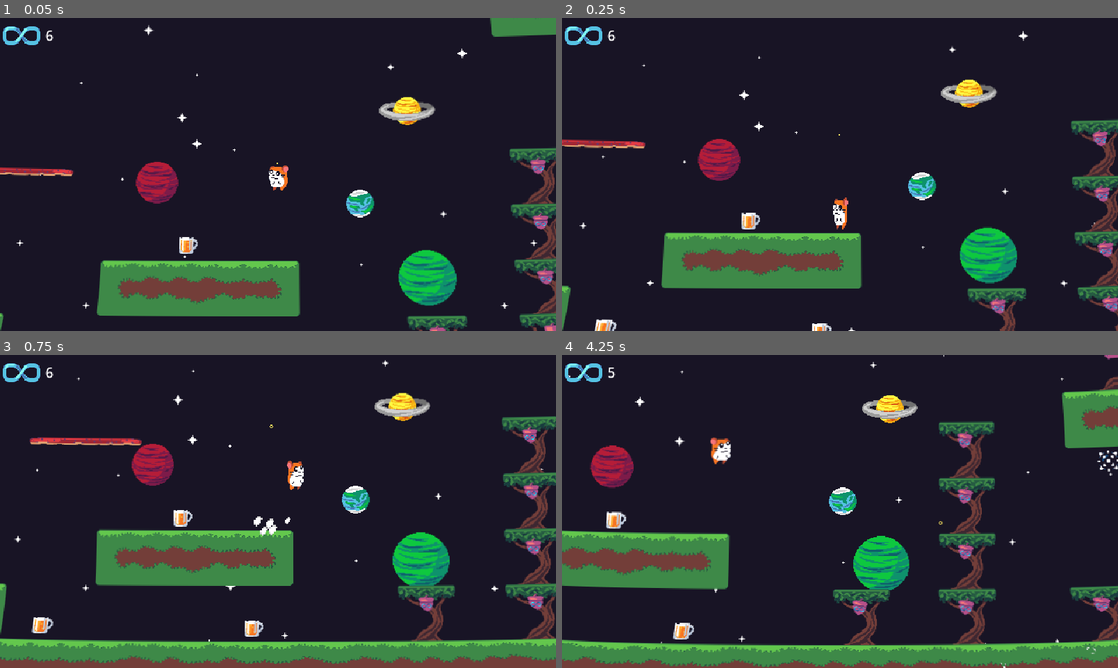
Above: before the commit, frames 1-4 (two rows, left to right).
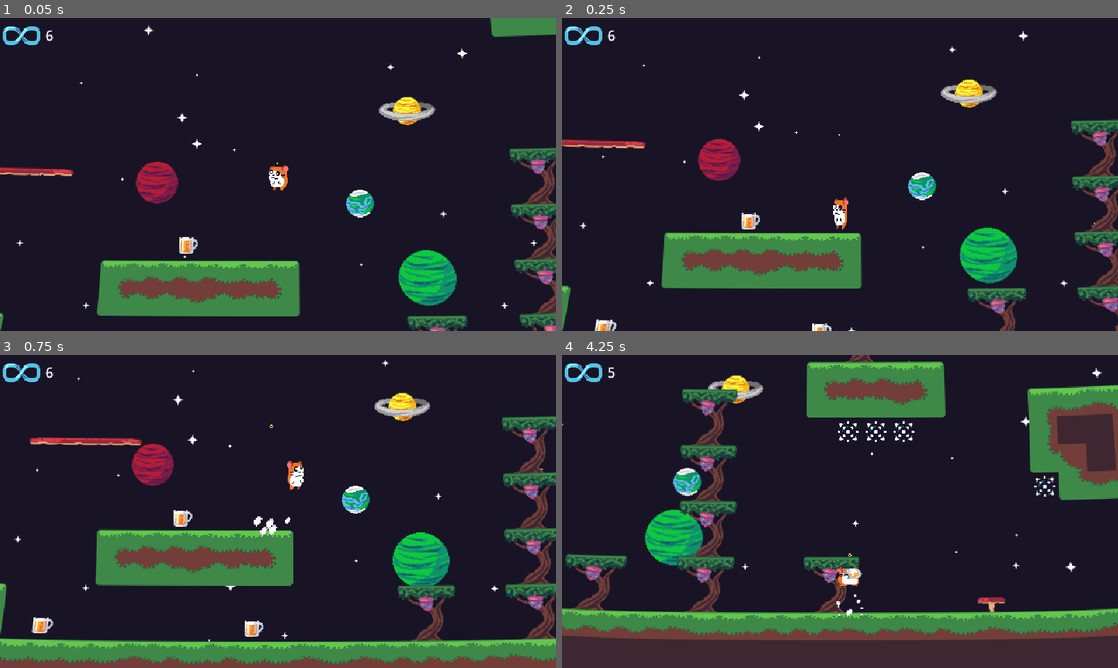
Above: after the commit, the same moments.

Repository: Codex112008/GMTK-2025-Game-Jam
Game: Godot game, scene res://Scenes/Game.tscn
The game is run twice, just before and just after one commit, with the same random seed, the same clock (stepped at 60 frames per second) and the same inputs.
Inputs:
- Up to frame 1 (0.05 s): no input
- Up to frame 2 (0.25 s): no input
- Up to frame 3 (0.75 s): hold D (right) from 0.53 s (still down); tap Space (jump) at 0.6 s
- Up to frame 4 (4.25 s): tap Space (jump) at 0.77, 1.07, 1.35, 1.52, 1.82, 2.1, 2.85, 3.02, 3.32, 3.6, 3.77, 4.07 s; release D (right) at 2.03 s; hold A (left) 2.03-2.78 s; hold D (right) from 2.78 s (still down)

Frame 1 is identical in both runs. In frame 2, less than 0.1% of the frame differs, in the area x 6-48%, y 62-100%; in frame 3, less than 0.1%; in frame 4, 45%, in the area x 0-100%, y 0-100%.

Commit message:
drinks beers

Diff:
--- a/Scenes/Beer.tscn
+++ b/Scenes/Beer.tscn
@@ -9,20 +9,17 @@
 animations = [{
 "frames": [{
 "duration": 1.0,
+"texture": ExtResource("2_d2pg4")
+}, {
+"duration": 1.0,
 "texture": ExtResource("1_hniy1")
 }, {
 "duration": 1.0,
-"texture": ExtResource("2_d2pg4")
-}, {
-"duration": 1.0,
 "texture": ExtResource("3_07ujs")
-}, {
-"duration": 1.0,
-"texture": ExtResource("2_d2pg4")
 }],
 "loop": true,
 "name": &"default",
-"speed": 10.0
+"speed": 12.0
 }]
 
 [sub_resource type="RectangleShape2D" id="RectangleShape2D_1okyp"]
@@ -76,7 +73,7 @@
 position = Vector2(0, -4)
 sprite_frames = SubResource("SpriteFrames_hv7xx")
 autoplay = "default"
-frame_progress = 0.397417
+frame_progress = 0.862359
 
 [node name="CollisionShape2D" type="CollisionShape2D" parent="."]
 position = Vector2(1, 1)
--- a/Scenes/Player.tscn
+++ b/Scenes/Player.tscn
@@ -6,17 +6,24 @@
 [ext_resource type="Texture2D" uid="uid://c7x3ukwuxcs7o" path="res://Sprites/Particles/drunk_particles.png" id="3_gntrk"]
 [ext_resource type="Script" uid="uid://babpw2llhagpv" path="res://addons/TimeRewinder/rewinder.gd" id="4_5ixxa"]
 [ext_resource type="Texture2D" uid="uid://df76gpbhr5pbd" path="res://Sprites/Player/Air/hamster_air2.png" id="5_i2e8t"]
+[ext_resource type="Texture2D" uid="uid://7lcyd6yw4quc" path="res://Sprites/Player/Drink/hamster_drink1.png" id="5_lyrkg"]
 [ext_resource type="Script" uid="uid://25uq6brcn0fn" path="res://addons/TimeRewinder/rewind_property.gd" id="5_nn08x"]
+[ext_resource type="Texture2D" uid="uid://d2l3syu5cfhmc" path="res://Sprites/Player/Drink/hamster_drink2.png" id="6_c43xd"]
 [ext_resource type="Texture2D" uid="uid://igvw0x0kirar" path="res://Sprites/Player/Spin/hamster_spin1.png" id="6_lslt6"]
 [ext_resource type="Texture2D" uid="uid://mnlxh8a5slfa" path="res://Sprites/Player/Walk/hamster_walk1.png" id="6_megsn"]
+[ext_resource type="Texture2D" uid="uid://clwb6fu0y7mqs" path="res://Sprites/Player/Drink/hamster_drink3.png" id="7_avx33"]
 [ext_resource type="Texture2D" uid="uid://cxqqrjmhla05v" path="res://Sprites/Player/Air/hamster_air1.png" id="7_qidb7"]
 [ext_resource type="Texture2D" uid="uid://c87ic3ueue0a4" path="res://Sprites/Player/Spin/hamster_spin2.png" id="7_ulo2v"]
 [ext_resource type="Texture2D" uid="uid://bqovdvenwlycr" path="res://Sprites/Player/Walk/hamster_walk2.png" id="7_yoq75"]
 [ext_resource type="Texture2D" uid="uid://mp02sd1fj3d4" path="res://Sprites/Player/Spin/hamster_spin3.png" id="8_1iu4k"]
 [ext_resource type="Texture2D" uid="uid://tnn0gkor7klf" path="res://Sprites/Player/Walk/hamster_walk3.png" id="8_ksbbd"]
+[ext_resource type="Texture2D" uid="uid://bls3hclv4kj7o" path="res://Sprites/Player/Drink/hamster_drink4.png" id="8_rxg2u"]
 [ext_resource type="Texture2D" uid="uid://cyyppdj7e3k4" path="res://Sprites/Player/Spin/hamster_spin4.png" id="9_m0x7a"]
+[ext_resource type="Texture2D" uid="uid://ddmdyxepg5r6p" path="res://Sprites/Player/Drink/hamster_drink5.png" id="9_xixlo"]
 [ext_resource type="Script" uid="uid://b6c0hiphk1ohy" path="res://Scripts/AnimationManager.gd" id="9_yoq75"]
 [ext_resource type="Texture2D" uid="uid://cf71ik4tqc4p5" path="res://Sprites/Player/Spin/hamster_spin5.png" id="10_5v66d"]
+[ext_resource type="Texture2D" uid="uid://wuad7nd0k4h3" path="res://Sprites/Player/Drink/hamster_drink6.png" id="10_bfbt0"]
+[ext_resource type="Texture2D" uid="uid://hvld6lgbrdgk" path="res://Sprites/Player/Drink/hamster_drink7.png" id="11_wosd6"]
 [ext_resource type="Texture2D" uid="uid://bm2kysin1c7xe" path="res://Sprites/Player/Spin/hamster_spin6.png" id="11_x63xi"]
 [ext_resource type="Texture2D" uid="uid://bst30fcex8vyg" path="res://Sprites/Player/Spin/hamster_spin7.png" id="12_i2e8t"]
 [ext_resource type="Texture2D" uid="uid://c65634ac06im1" path="res://Sprites/Player/Walk/hamster_walk4.png" id="18_x63xi"]
@@ -36,6 +43,32 @@
 
 [sub_resource type="SpriteFrames" id="SpriteFrames_gntrk"]
 animations = [{
+"frames": [{
+"duration": 1.0,
+"texture": ExtResource("5_lyrkg")
+}, {
+"duration": 1.0,
+"texture": ExtResource("6_c43xd")
+}, {
+"duration": 1.0,
+"texture": ExtResource("7_avx33")
+}, {
+"duration": 1.0,
+"texture": ExtResource("8_rxg2u")
+}, {
+"duration": 1.0,
+"texture": ExtResource("9_xixlo")
+}, {
+"duration": 1.0,
+"texture": ExtResource("10_bfbt0")
+}, {
+"duration": 1.0,
+"texture": ExtResource("11_wosd6")
+}],
+"loop": false,
+"name": &"drink",
+"speed": 12.0
+}, {
 "frames": [{
 "duration": 1.0,
 "texture": ExtResource("5_i2e8t")
@@ -186,7 +219,7 @@
 _data = [Vector2(0, 0.787398), 0.0, 1.97426, 0, 0, Vector2(0.144068, 1.44348), 0.0, 0.0, 0, 0, Vector2(1, 0), 0.0, 0.0, 0, 0]
 point_count = 3
 
-[node name="Player" type="CharacterBody2D" node_paths=Packed …(61 unchanged characters)… timer", "spin_timer", "i_frame_timer", "my_sprite", "time_rewinder", "collision_ …(117 unchanged characters)…
+[node name="Player" type="CharacterBody2D" node_paths=Packed …(61 unchanged characters)… timer", "spin_timer", "i_frame_timer", "drink_timer", "pre_rewind_timer", "my_sprite", "time_rewinder", "collision_ …(117 unchanged characters)…
 collision_layer = 2
 script = ExtResource("1_kyqiw")
 speed = 260.0
@@ -199,6 +232,8 @@
 short_jump_timer = NodePath("Timers/ShortJumpTimer")
 spin_timer = NodePath("Timers/SpinTimer")
 i_frame_timer = NodePath("Timers/IFrameTimer")
+drink_timer = NodePath("Timers/DrinkTimer")
+pre_rewind_timer = NodePath("Timers/PreRewindTimer")
 my_sprite = NodePath("AnimatedSprite2D")
 time_rewinder = NodePath("Rewinder")
 collision_shape = NodePath("CollisionShape2D")
@@ -221,7 +256,9 @@
 
 [node name="AnimatedSprite2D" type="AnimatedSprite2D" parent="." node_paths=PackedStringArray("player", "cheeks")]
 sprite_frames = SubResource("SpriteFrames_gntrk")
-animation = &"fall"
+animation = &"drink"
+frame = 6
+frame_progress = 1.0
 offset = Vector2(0, -16)
 script = ExtResource("9_yoq75")
 player = NodePath("..")
@@ -256,6 +293,14 @@
 
 [node name="IFrameTimer" type="Timer" parent="Timers"]
 wait_time = 0.1
+one_shot = true
+
+[node name="DrinkTimer" type="Timer" parent="Timers"]
+wait_time = 0.67
+one_shot = true
+
+[node name="PreRewindTimer" type="Timer" parent="Timers"]
+wait_time = 0.67
 one_shot = true
 
 [node name="Particles" type="Node2D" parent="."]
@@ -345,3 +390,5 @@
 scale_amount_curve = SubResource("Curve_m0x7a")
 anim_speed_min = 1.0
 anim_speed_max = 1.0
+
+[connection signal="timeout" from="Timers/PreRewindTimer" to="." method="_on_pre_rewind_timeout"]
--- a/Scripts/AnimationManager.gd
+++ b/Scripts/AnimationManager.gd
@@ -6,23 +6,27 @@
 var show_cheeks : bool = true
 
 func _process(delta: float) -> void:
-	if player.is_on_floor() && Input.get_axis("left", "right") != 0:
-		play("walk")
-		show_cheeks = true;
-	elif player.is_on_floor():
-		play("idle")
-		show_cheeks = true;
-	elif !player.is_on_floor():
-		if player.spin_timer.time_left != 0:
-			play("spin")
-			show_cheeks = false;
-		else:
-			if player.velocity.y > 0:
-				play("fall")
-				show_cheeks = true;
+	if player.drink_timer.time_left != 0:
+		play("drink")
+		show_cheeks = true
+	else:
+		if player.is_on_floor() && Input.get_axis("left", "right") != 0:
+			play("walk")
+			show_cheeks = true;
+		elif player.is_on_floor():
+			play("idle")
+			show_cheeks = true;
+		elif !player.is_on_floor():
+			if player.spin_timer.time_left != 0:
+				play("spin")
+				show_cheeks = false;
 			else:
-				play("rise")
-				show_cheeks = true;
+				if player.velocity.y > 0:
+					play("fall")
+					show_cheeks = true;
+				else:
+					play("rise")
+					show_cheeks = true;
 
 	cheeks.visible = show_cheeks && player.nut_count > 0
 
--- a/Scripts/Beer.gd
+++ b/Scripts/Beer.gd
@@ -17,5 +17,6 @@
 		if player.current_health > player.max_health:
 			player.current_health = player.max_health
 			player.health_ui_text.text = str(player.current_health)
+		player.drink()
 		player.start_rewind()
 		queue_free()
--- a/Scripts/PlayerController.gd
+++ b/Scripts/PlayerController.gd
@@ -35,6 +35,8 @@
 @export var short_jump_timer : Timer
 @export var spin_timer : Timer
 @export var i_frame_timer : Timer
+@export var drink_timer : Timer
+@export var pre_rewind_timer : Timer
 @export var my_sprite : AnimatedSprite2D
 @export var time_rewinder : Rewinder
 @export var collision_shape : CollisionShape2D
@@ -130,7 +132,7 @@
 	# Get the input direction and handle the movement/deceleration.
 	var direction := Input.get_axis("left", "right")
 	run_particles.emitting = direction && is_on_floor() # if moving have running particles
-	if direction:
+	if direction && pre_rewind_timer.time_left == 0:
 		dir = direction
 		velocity.x = lerpf(velocity.x, direction * speed, delta * acceleration)
 	else:
@@ -210,17 +212,11 @@
 	nut_count -= 1
 
 func start_rewind():
+	velocity = Vector2.ZERO
 	set_process_input(false)
 	set_process_unhandled_input(false)
-
-	# reset number of nuts
-	for tree in nutted_trees:
-		var current_tree : TreeNode = tree as TreeNode
-		current_tree.grow()
-	nutted_trees.clear()
-	nut_count = 0
-
-	rewinding = true
+	pre_rewind_timer.start()
+	# go to _on_pre_rewind_timeout() to see rewind code
 
 func enable_inputs():
 	set_process_input(true)
@@ -244,6 +240,21 @@
 		#print(":player pos: " + str(global_position) + " Spike pos: " + str(spike_pos))
 		velocity = dir * jump_strength
 
+func drink():
+	drink_timer.start()
+
 func pass_out():
 	print("LMAO good job drunkard")
 	# win screen anims
+
+func _on_pre_rewind_timeout() -> void:
+	set_process_input(false)
+	set_process_unhandled_input(false)
+	# reset number of nuts
+	for tree in nutted_trees:
+		var current_tree : TreeNode = tree as TreeNode
+		current_tree.grow()
+	nutted_trees.clear()
+	nut_count = 0
+
+	rewinding = true
Not shown: 1 places in Scenes/Player.tscn that only renumber resources
Binary file changed: Sprites/Beer/beer1.png
Binary file added: Sprites/Player/Drink/hamster_drink1.png
Not shown, added: Sprites/Player/Drink/hamster_drink1.png.import
Binary file added: Sprites/Player/Drink/hamster_drink2.png
Not shown, added: Sprites/Player/Drink/hamster_drink2.png.import
Binary file added: Sprites/Player/Drink/hamster_drink3.png
Not shown, added: Sprites/Player/Drink/hamster_drink3.png.import
Binary file added: Sprites/Player/Drink/hamster_drink4.png
Not shown, added: Sprites/Player/Drink/hamster_drink4.png.import
Binary file added: Sprites/Player/Drink/hamster_drink5.png
Not shown, added: Sprites/Player/Drink/hamster_drink5.png.import
(and 4 more such lines)
